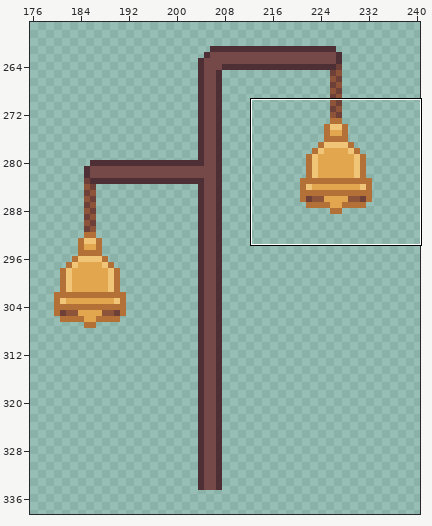
A pixel-art file gets an edit: Biogenesis_SNZA/Assets/Sprites/Maps/Props/Dungeon/GanderProps.aseprite. The picture above shows the old version from afar; the outline marks the close-up.
Close-up. Before the commit:
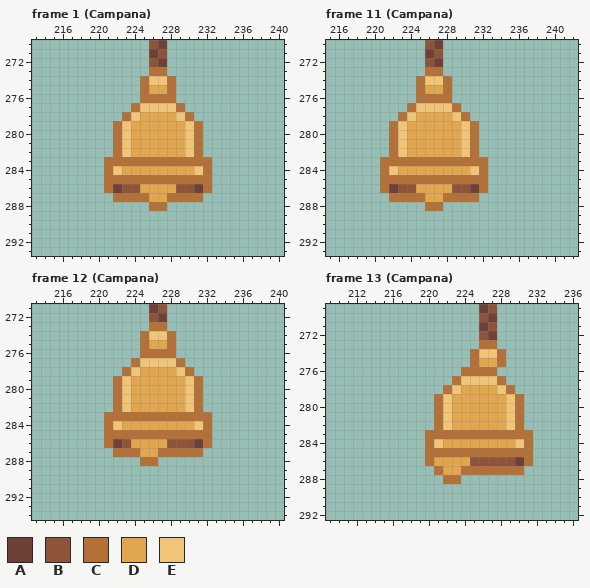
641x360 pixels, 71 frames. Shown: frame 1 (Campana): x 213..240, y 270..293; frame 11 (Campana): x 215..242, y 270..293; frame 12 (Campana): x 213..240, y 271..294; frame 13 (Campana): x 209..236, y 269..292. The wide view leaves out empty margins. The commit also changed other frames or places, which this record leaves out.
Visible layers, top first: "Layer 3 Copy", "Layer 3", "Layer 2".
Palette (. is transparent): A #6f4037  B #8e5439  C #b47137  D #e1a64e  E #f0c577
Pixels before, frame 1 (Campana), first column x 221:
270 .....BA.....
271 .....AB.....
272 .....BA.....
273 .....CC.....
274 ....CEEC....
275 ....CDDC....
276 ....CCCC....
277 ...CEEEEC...
278 ..CEDDDDEC..
279 .CEDDDDDDEC.
280 .CEDDDDDDEC.
281 .CEDDDDDDEC.
282 .CEDDDDDDEC.
283 CCCCCCCCCCCC
284 CEDDDDDDDDEC
285 CCCCCCCCCCCC
286 CABBDDDDBBAC
287 .CCCCDDCCCC.
288 .....CC.....
Pixels before, frame 11 (Campana), first column x 221:
270 .....BA.....
271 .....AB.....
272 .....BA.....
273 .....CC.....
274 ....CEEC....
275 ....CDDC....
276 ....CCCC....
277 ...CEEEEC...
278 ..CEDDDDEC..
279 .CEDDDDDDEC.
280 .CEDDDDDDEC.
281 .CEDDDDDDEC.
282 .CEDDDDDDEC.
283 CCCCCCCCCCCC
284 CEDDDDDDDDEC
285 CCCCCCCCCCCC
286 CABBDDDDBBAC
287 .CCCCDDCCCC.
288 .....CC.....
Pixels before, frame 12 (Campana), first column x 221:
271 .....AB.....
272 .....BA.....
273 .....CC.....
274 ....CEEC....
275 ....CDDC....
276 ....CCCC....
277 ...CEEEEC...
278 ..CEDDDDEC..
279 .CEDDDDDDEC.
280 .CEDDDDDDEC.
281 .CEDDDDDDEC.
282 .CEDDDDDDEC.
283 CCCCCCCCCCCC
284 CEDDDDDDDDEC
285 CCCCCCCCCCCC
286 CABDDDDBBBAC
287 .CCCDDCCCCC.
288 ....CC......
Pixels before, frame 13 (Campana), first column x 220:
269 ......AB....
270 ......BA....
271 ......AB....
272 ......BA....
273 ......CC....
274 .....CEEC...
275 .....CDDC...
276 ....CCCC....
277 ...CEEEEC...
278 ..CEDDDDEC..
279 .CEDDDDDDEC.
280 .CEDDDDDDEC.
281 .CEDDDDDDEC.
282 .CEDDDDDDEC.
283 CCCCCCCCCCCC
284 CEDDDDDDDDEC
285 CCCCCCCCCCCC
286 CDDDDBBBBBAC
287 .CDDCCCCCCC.
288 ..CC........
New version:
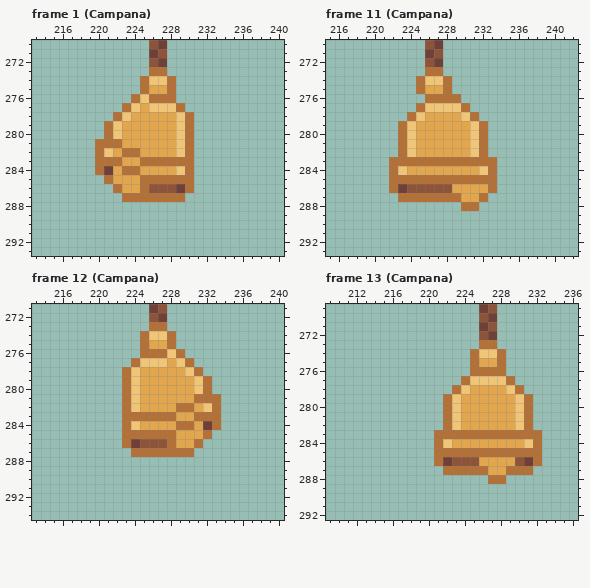
Diff:
Changed rows in their new state; - is an unchanged pixel.
Frame 1 (Campana), layer "Layer 3":
first column x 220:
276 ----CE-------
277 ---CED-------
278 --CED--------
279 -CED-----EC.-
280 -CED-----EC.-
281 CC-D-----EC.-
282 CEDCC----EC.-
283 C--DD------..
284 CADCC----EC..
285 --DDD------..
286 -.CDDCBBBAC..
287 --.---CC--..-
288 ------..-----
Frame 11 (Campana), layer "Layer 3":
first column x 221:
276 ----.---C----
277 ---.C---EC---
278 --.CE---DEC--
279 -.CE-----DEC-
280 -.CE-----DEC-
281 -.CE-----DEC-
282 -.CE-----DEC-
283 .-----------C
284 .CE-------DEC
285 .-----------C
286 .CA-BBBBDDDDC
287 -.---CC--DDC-
288 -----..--CC--
Frame 12 (Campana), layer "Layer 3":
first column x 221:
276 -------EC----
277 -------DEC---
278 --------DEC--
279 -.CE-----DEC-
280 -.CE-----DEC-
281 -.CE-----D-CC
282 -.CE----CCDEC
283 ..------DD--C
284 ..CE----CCDAC
285 ..------DDD--
286 ..CABBBCDDC.-
287 -..-CC----.--
288 ----..-------
Frame 13 (Campana), layer "Layer 3":
first column x 220:
276 ----.---C----
277 ---.C---EC---
278 --.CE---DEC--
279 -.CE-----DEC-
280 -.CE-----DEC-
281 -.CE-----DEC-
282 -.CE-----DEC-
283 .-----------C
284 .CE-------DEC
285 .-----------C
286 .CABB-DDDDBAC
287 -.CC---DD--C-
288 --..---CC----
Where, in picture pixels (left, top, right, bottom), the same in both close-ups:
changed: (95, 94, 212, 211)
changed: (380, 94, 497, 211)
changed: (104, 349, 221, 466)
changed: (425, 367, 542, 484)
